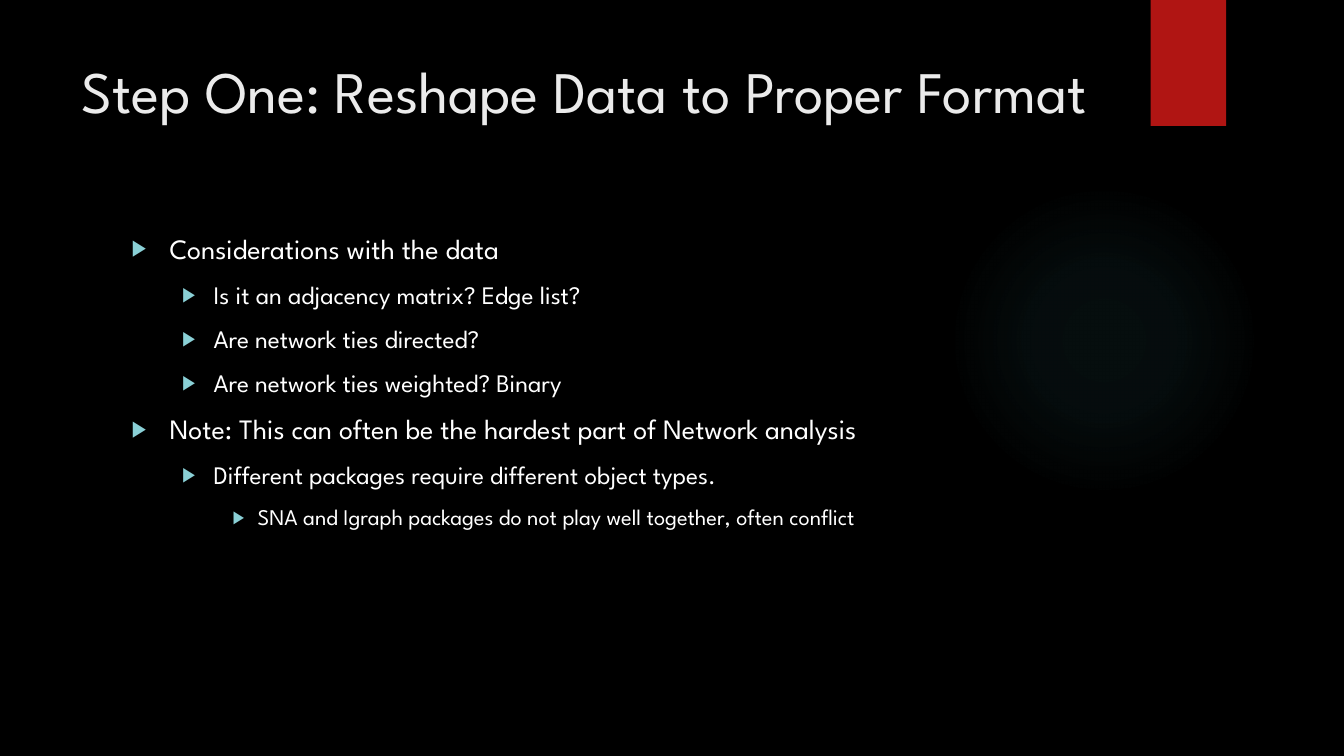
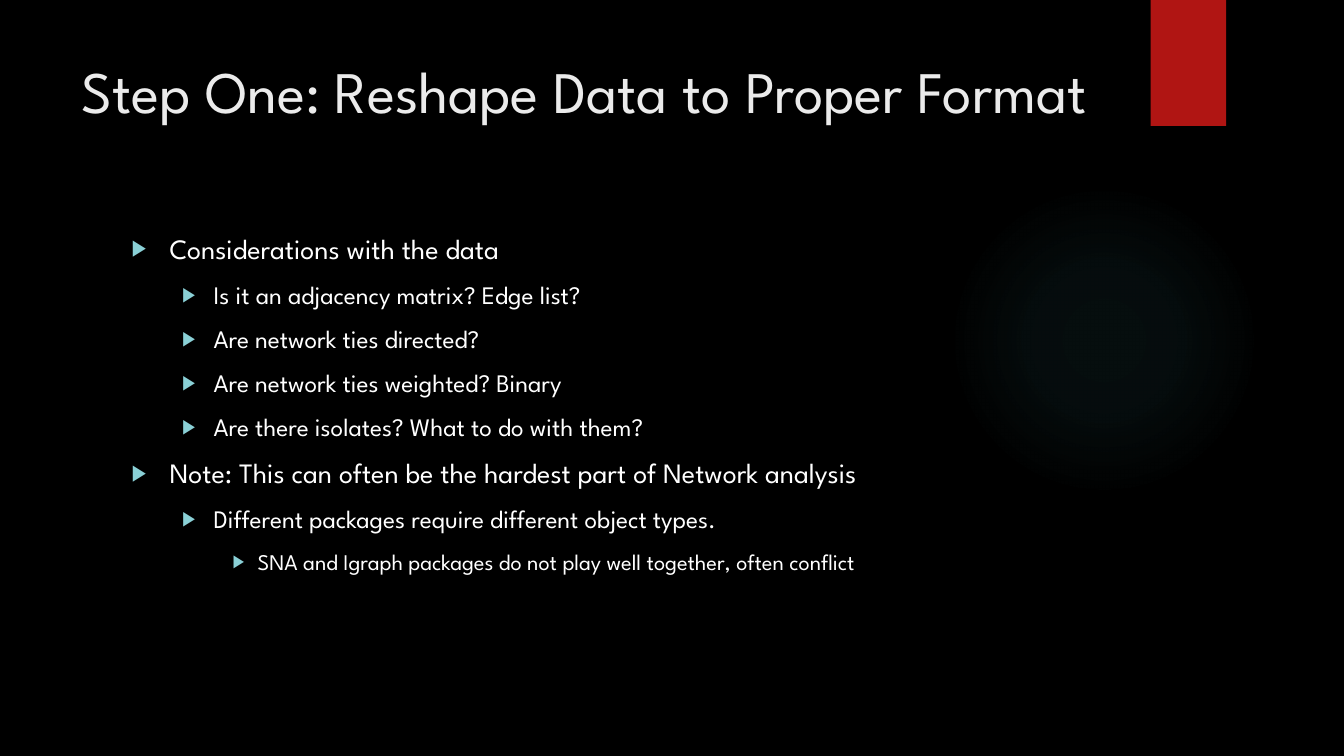
Before and after one commit to dwallc/Workshops, a slide deck: slide 5 of R/Advanced Network Analysis Using R/Advanced Network Analysis using R.pptx. Drawn at 1344x756 pixels with LibreOffice and Linux fonts; fonts in the diff are those of the drawing; background and template pictures are left out. Boxes give left, top, right and bottom in pixels: in the first picture for what was removed or moved away, otherwise in the second. Text is boxed around its words. In the diff, an @@ line names an element or a change of style, - is before the commit and + after.

```diff
--- a/R/Advanced Network Analysis Using R/Advanced Network Analysis using R.pptx
+++ b/R/Advanced Network Analysis Using R/Advanced Network Analysis using R.pptx
@@ text at <box>214,418,644,437</box>: paragraph added @@
+  ▶ Are there isolates? What to do with them?
```
Also in this commit, not shown: 2 other slides changed, 1 slide removed, 1 other file.
